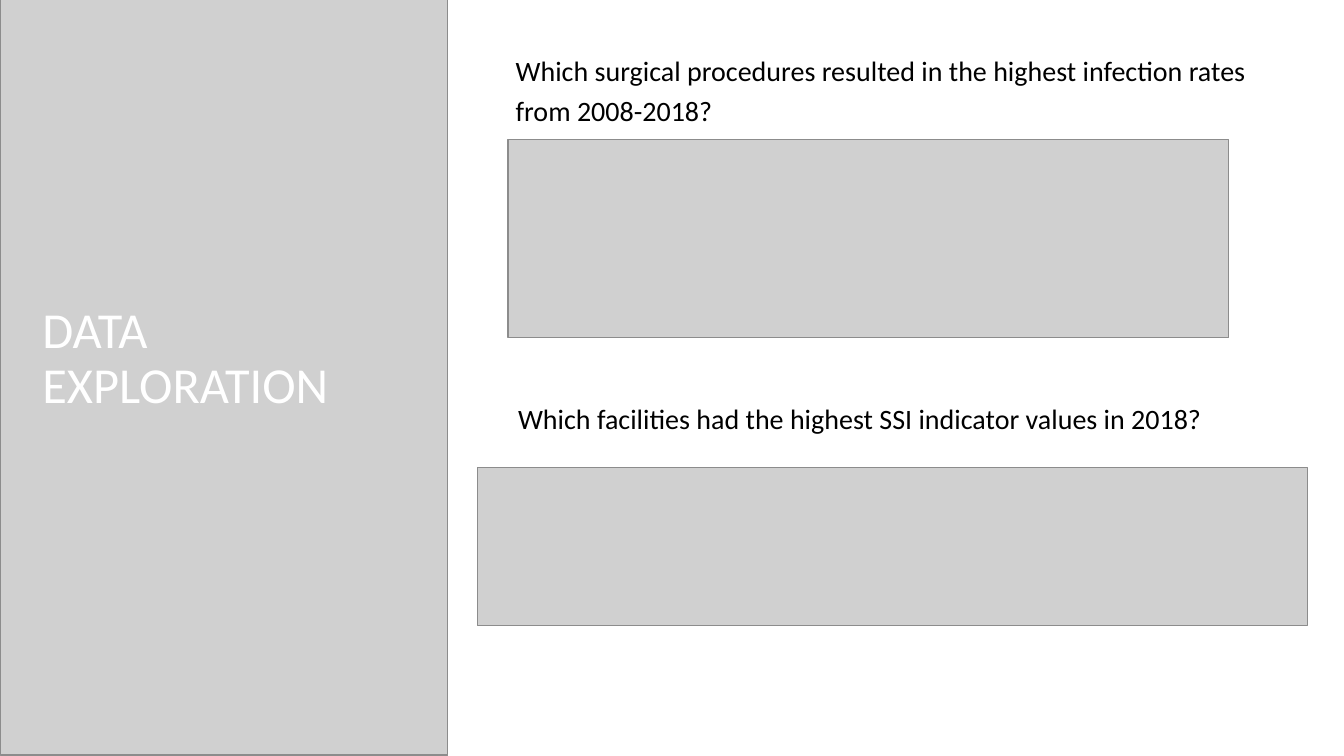
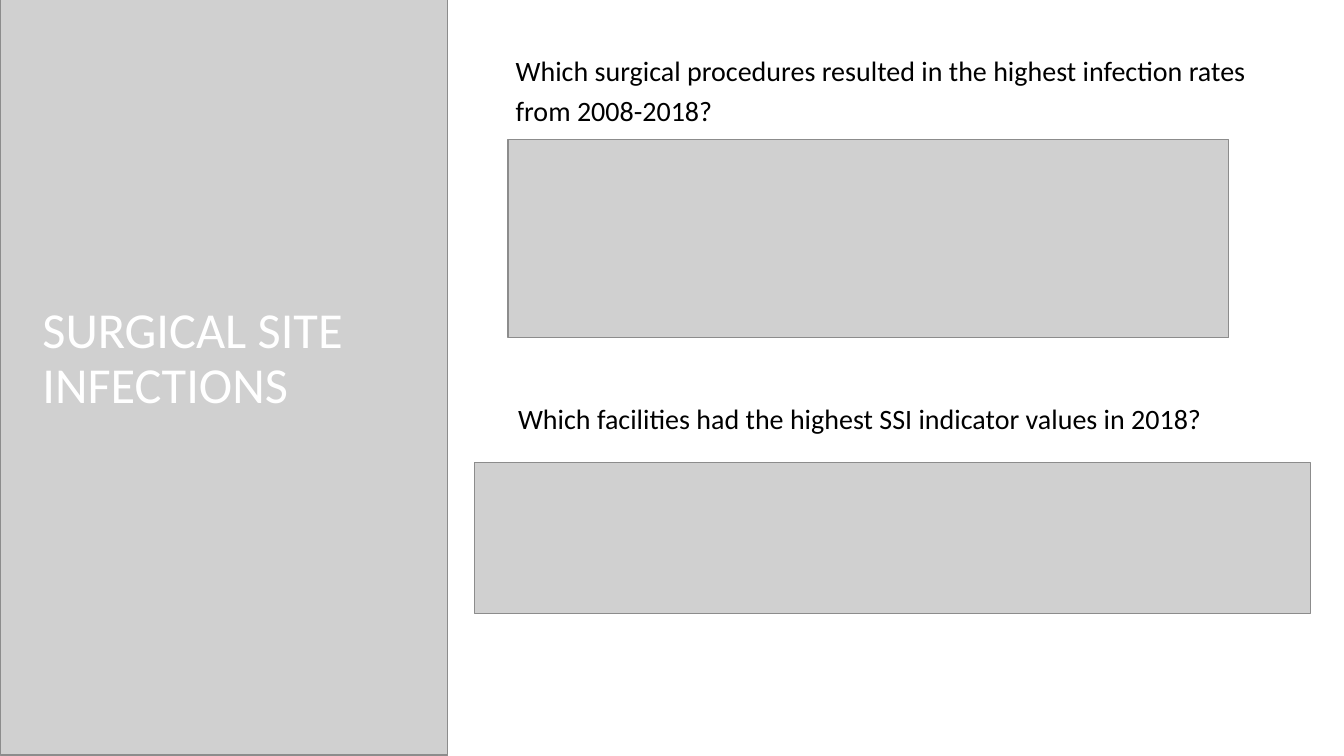
Before and after one commit to bethperry/HAI_Analysis, a slide deck: slide 10 of Hospital Acquired Infections in NY - Analysis and Summary.pptx (slide 11 before the commit). Drawn at 1344x756 pixels with LibreOffice and Linux fonts; fonts in the diff are those of the drawing; grey boxes stand for pictures; background and template pictures are left out. Boxes give left, top, right and bottom in pixels: in the first picture for what was removed or moved away, otherwise in the second. Text is boxed around its words. In the diff, an @@ line names an element or a change of style, - is before the commit and + after.

```diff
--- a/Hospital Acquired Infections in NY - Analysis and Summary.pptx
+++ b/Hospital Acquired Infections in NY - Analysis and Summary.pptx
@@ title at [42,316,343,403]: text changed @@
-DATA EXPLORATION
+SURGICAL SITE INFECTIONS
@@ picture: place and size @@
-picture at [478,468,1308,626]
+picture at [475,463,1311,613]
```
Also in this commit, not shown: 11 other slides changed, 2 slides added, 4 slides removed.
